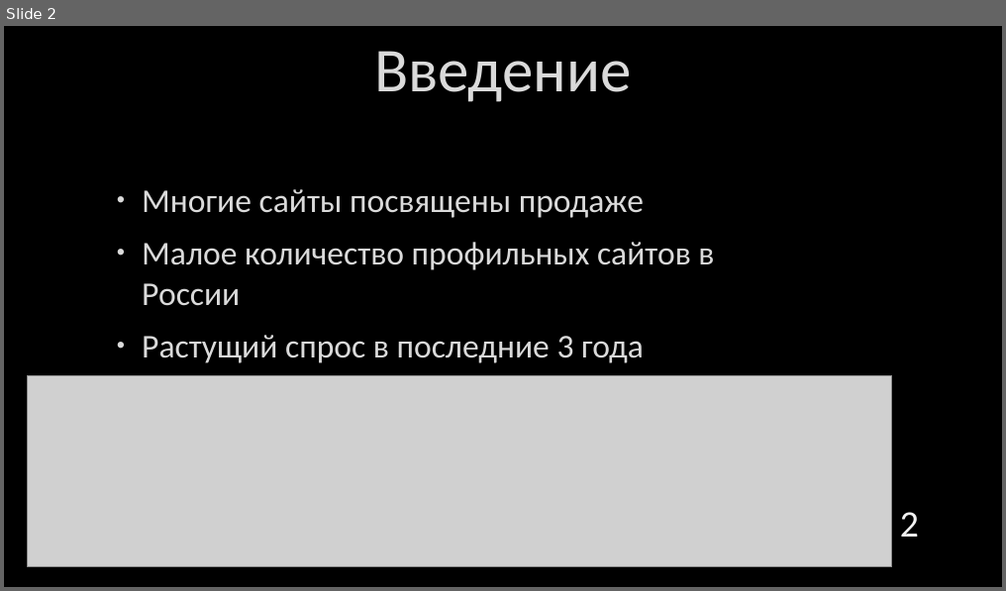
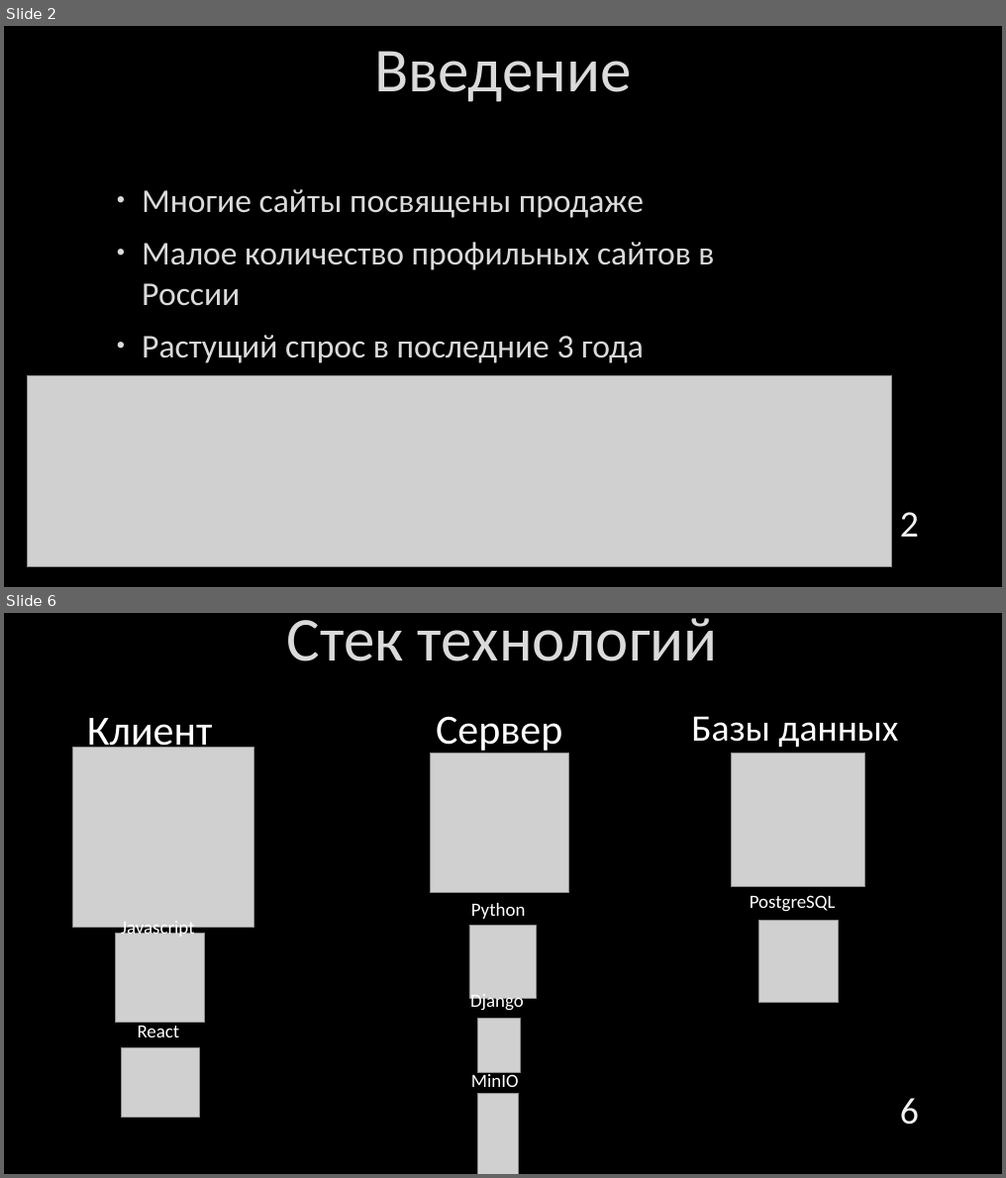
Before and after one commit to drklbri/CardTrader, a slide deck: Documents/Презентация.pptx. Shown one above the other, each under a label of ours: slide 2 before the commit, slides 2 and 6 after it; the slides between them are not shown. The pictures are 1006x591 and 1006x1178 pixels, drawn with LibreOffice and Linux fonts; fonts in the diff are those of the drawing; grey boxes stand for pictures; background and template pictures are left out. Boxes give left, top, right and bottom in pixels: in the first picture for what was removed or moved away, otherwise in the second. Text is boxed around its words. In the diff, an @@ line names an element or a change of style, - is before the commit and + after.

```diff
--- a/Documents/Презентация.pptx
+++ b/Documents/Презентация.pptx
@@ slide 6 added at (4,613,1002,1174), background picture (left out) @@
@@ title added at (287,618,718,662), 60 pt, text #DADADA @@
+Стек технологий
@@ text added at (87,718,212,756), 40 pt, text #FFFFFF @@
+Клиент
@@ text added at (436,716,562,754), 40 pt, text #FFFFFF @@
+Сервер
@@ text added at (691,716,898,748), 36 pt, text #FFFFFF @@
+Базы данных
@@ picture added at (73,747,253,928) @@
@@ picture added at (430,754,569,893) @@
@@ picture added at (731,753,864,886) @@
@@ text added at (471,903,526,919), 18 pt, text #FFFFFF @@
+Python
@@ text added at (749,895,836,912), 18 pt, text #FFFFFF @@
+PostgreSQL
@@ picture added at (116,933,205,1022) @@
@@ text added at (121,921,194,937), 18 pt, text #FFFFFF @@
+Javascript
@@ picture added at (469,925,537,998) @@
@@ picture added at (759,921,839,1003) @@
@@ text added at (470,992,524,1013), 18 pt, text #FFFFFF @@
+Django
@@ text added at (138,1022,180,1038), 18 pt, text #FFFFFF @@
+React
@@ picture added at (478,1019,521,1072) @@
@@ picture added at (121,1048,199,1118) @@
@@ text added at (471,1072,519,1087), 18 pt, text #FFFFFF @@
+MinIO
@@ picture added at (478,1093,519,1174) @@
@@ page number added at (900,1098,919,1125), 36 pt, text #F2F2F2 @@
+6
```
Also in this commit, not shown: 6 slides changed, 3 other slides added, 1 slide removed, 3 other files.
